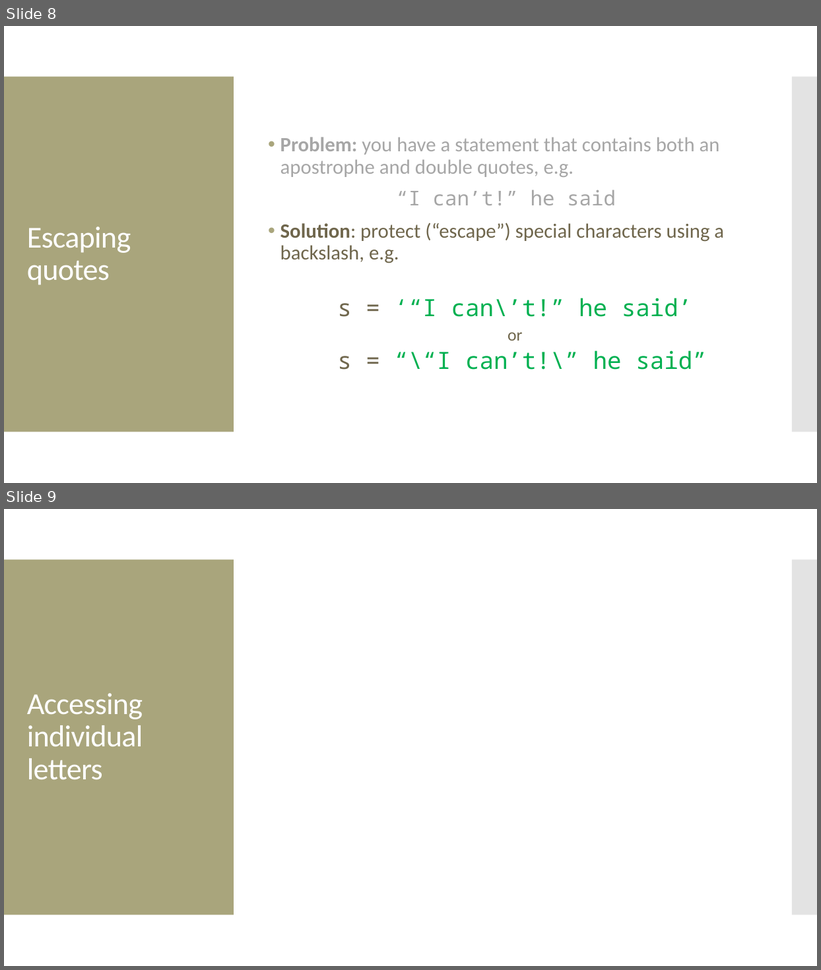
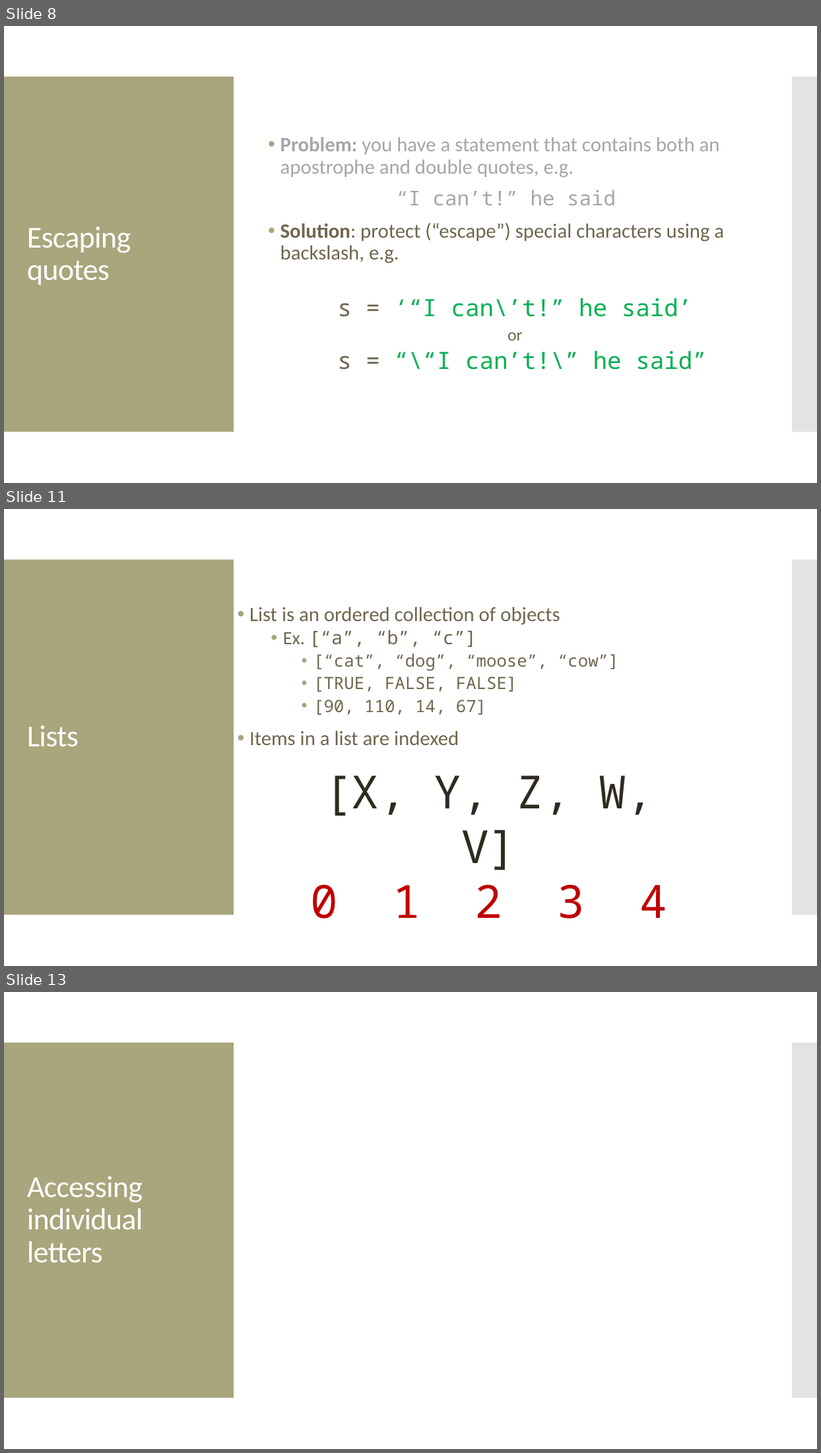
Before and after one commit to amosca01/CAIS117-F23, a slide deck: slides/08-strings.pptx. Shown one above the other, each under a label of ours: slides 8 and 9 before the commit, slides 8, 11 and 13 after it; the slides between them are not shown. The pictures are 821x970 and 821x1453 pixels, drawn with LibreOffice and Linux fonts; fonts in the diff are those of the drawing; grey boxes stand for pictures. Boxes give left, top, right and bottom in pixels: in the first picture for what was removed or moved away, otherwise in the second. Text is boxed around its words. In the diff, an @@ line names an element or a change of style, - is before the commit and + after.

```diff
--- a/slides/08-strings.pptx
+++ b/slides/08-strings.pptx
@@ slide 11 added at (x1=4, y1=509, x2=817, y2=966), background #FFFFFF; not listed: 2 template elements that a slide beside it also shows @@
@@ text added at (x1=250, y1=607, x2=618, y2=745), 20 pt, text #6F664C @@
+• List is an ordered collection of objects
+  • Ex. [“a”, “b”, “c”]
+    • [“cat”, “dog”, “moose”, “cow”]
+    • [TRUE, FALSE, FALSE]
+    • [90, 110, 14, 67]
+• Items in a list are indexed
@@ title added at (x1=27, y1=725, x2=79, y2=747), 36 pt, text #FFFFFF @@
+Lists
@@ text added at (x1=311, y1=776, x2=667, y2=919), 54 pt, text #2F2B20 @@
+[X, Y, Z, W, V]
+0 1 2 3 4
@@ what was slide 9 is now slide 13 @@
```
Also in this commit, not shown: 3 other slides added, 10 other files.
